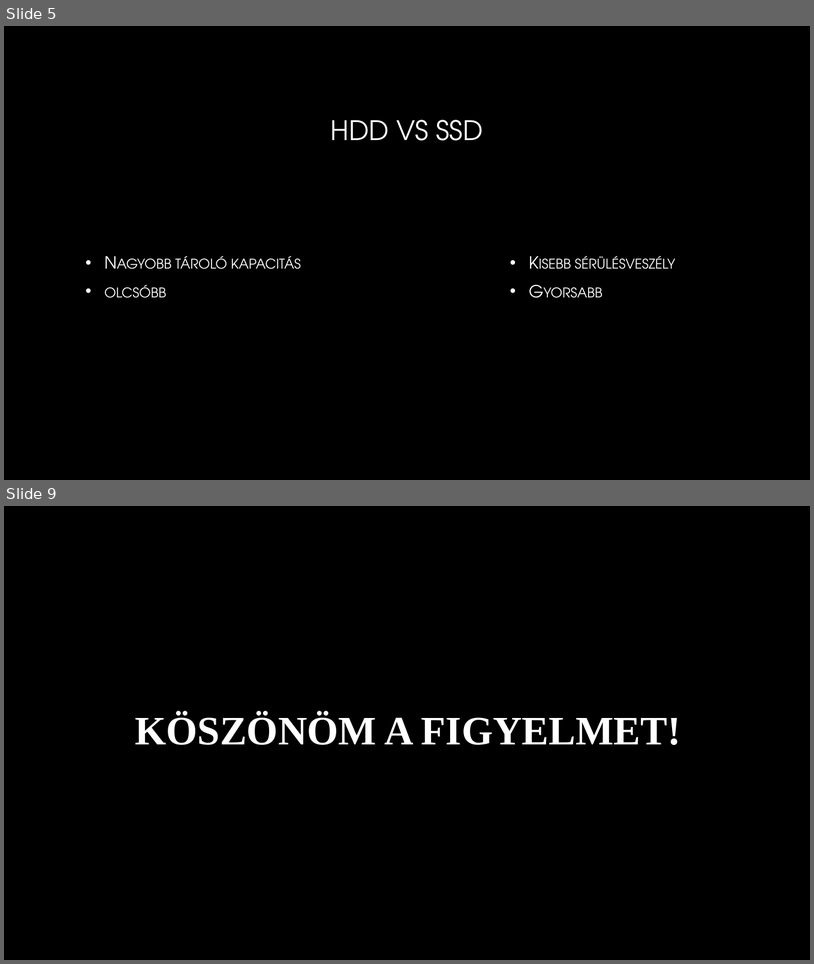
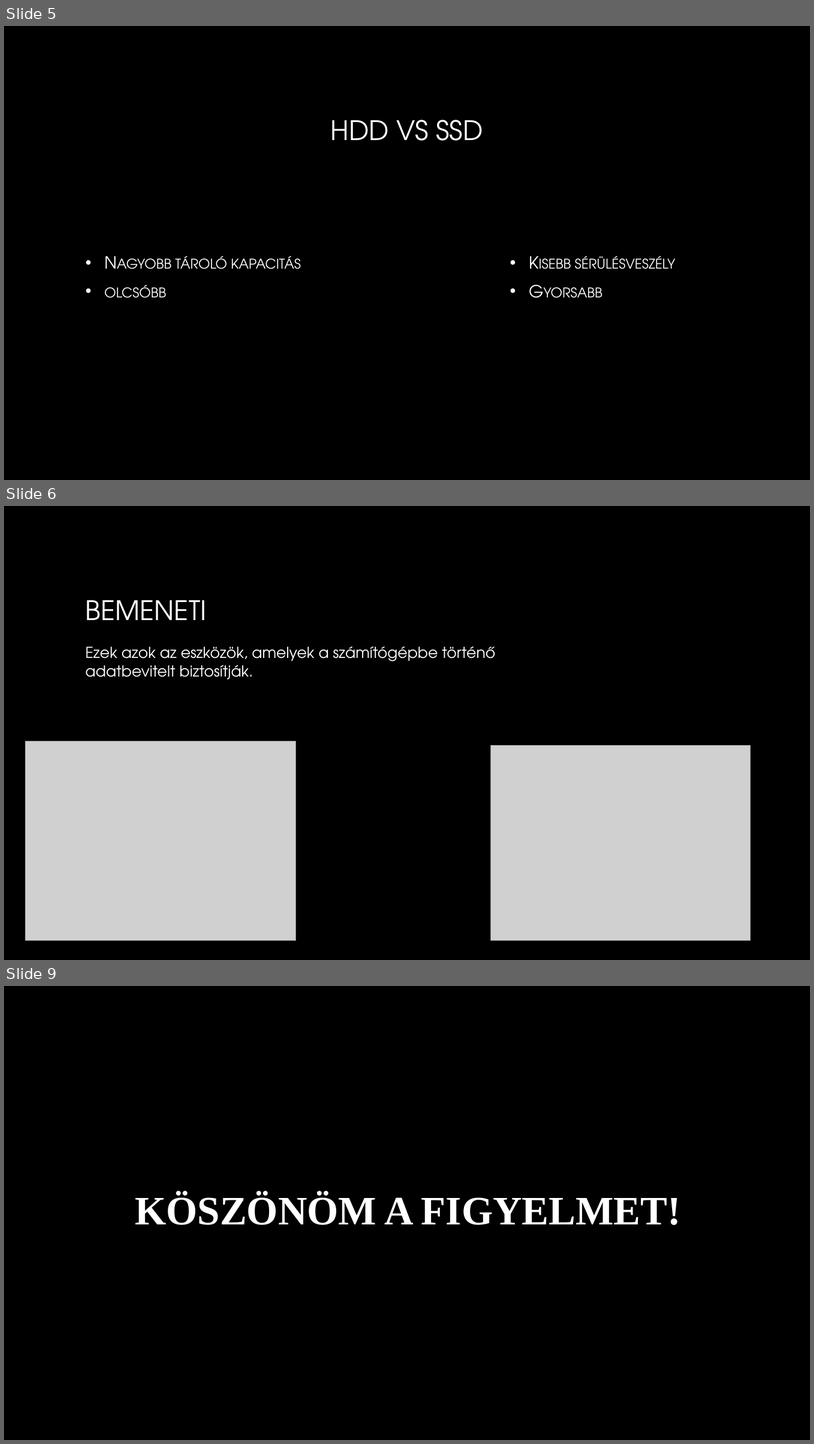
Before and after one commit to kkrisztiann/ikt_ppt1, a slide deck: Perifériák.pptx. Shown one above the other, each under a label of ours: slides 5 and 9 before the commit, slides 5, 6 and 9 after it; the slides between them are not shown. The pictures are 814x964 and 814x1444 pixels, drawn with LibreOffice and Linux fonts; fonts in the diff are those of the drawing; grey boxes stand for pictures; background and template pictures are left out. Boxes give left, top, right and bottom in pixels: in the first picture for what was removed or moved away, otherwise in the second. Text is boxed around its words. In the diff, an @@ line names an element or a change of style, - is before the commit and + after.

```diff
--- a/Perifériák.pptx
+++ b/Perifériák.pptx
@@ slide 6 added at box(4, 506, 810, 960), background picture (left out) @@
@@ title added at box(86, 600, 206, 620), 32 pt, text gradient #FFFFFF to #A6A6A6 @@
+BEMENETI
@@ text added at box(86, 646, 495, 679), 18 pt, text #FFFFFF @@
+Ezek azok az eszközök, amelyek a számítógépbe történő adatbevitelt biztosítják.
@@ picture added at box(25, 741, 296, 940) @@
@@ picture added at box(491, 745, 750, 940) @@
```
Also in this commit, not shown: 1 slide changed, 1 other slide added, 2 slides removed.
